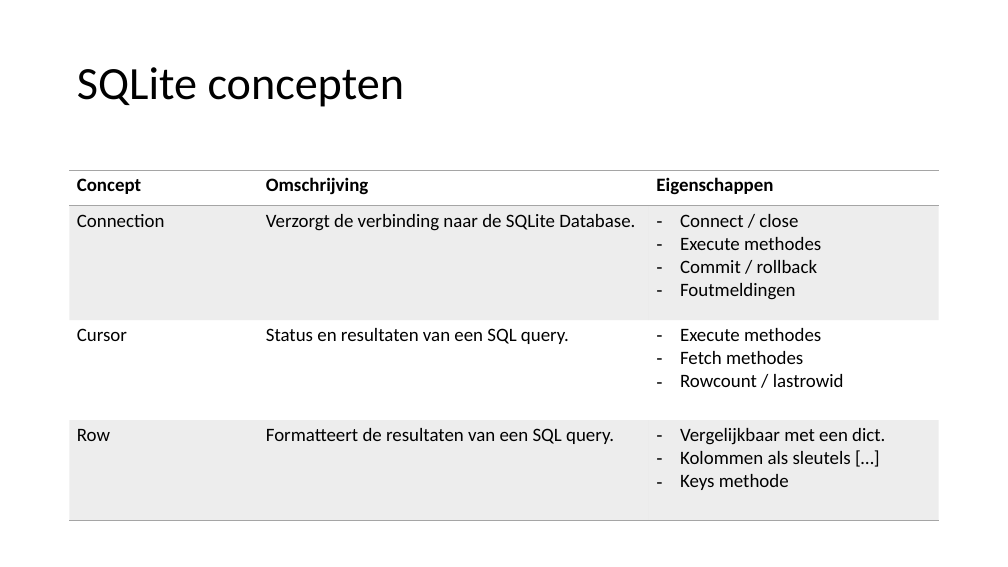
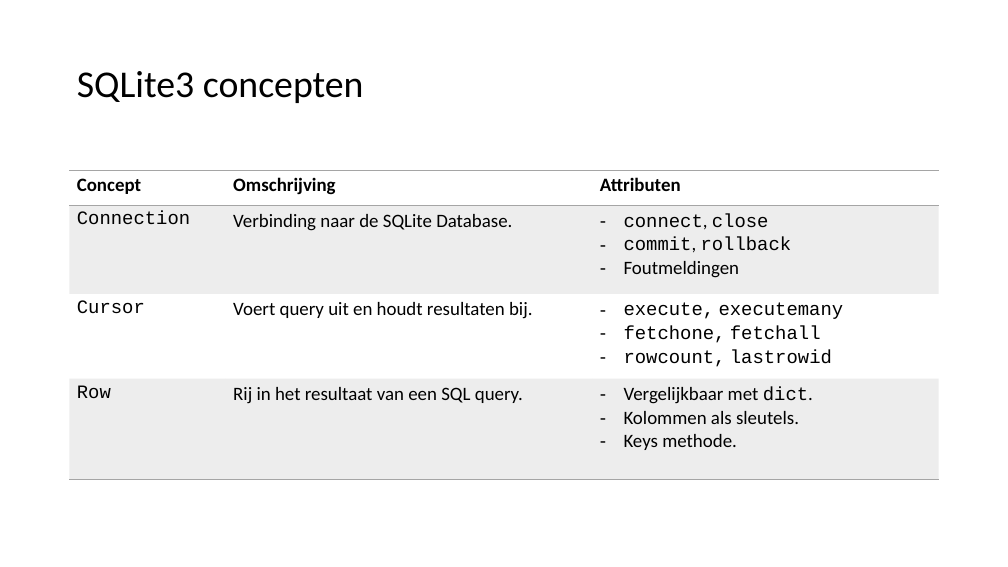
Before and after one commit to LFKoning/knowledge-sharing, a slide deck: slide 18 of sql_course/3_python/3_python.pptx (slide 11 before the commit). Drawn at 1008x567 pixels with LibreOffice and Linux fonts; fonts in the diff are those of the drawing. Boxes give left, top, right and bottom in pixels: in the first picture for what was removed or moved away, otherwise in the second. Text is boxed around its words. In the diff, an @@ line names an element or a change of style, - is before the commit and + after.

Commit message:
Update SQL part 3 basic sqlite

```diff
--- a/sql_course/3_python/3_python.pptx
+++ b/sql_course/3_python/3_python.pptx
@@ title at (x1=77, y1=71, x2=364, y2=103): text changed; size 44 to 36 pt @@
-SQLite concepten
+SQLite3 concepten
@@ table at (x1=70, y1=170, x2=939, y2=479) @@
-row 1, column 3: Eigenschappen
+row 1, column 3: Attributen
-row 2, column 2: Verzorgt de verbinding naar de SQLite Database.
+row 2, column 2: Verbinding naar de SQLite Database.
-row 2, column 3: Connect / close / Execute methodes / Commit / rollback / Foutmeldingen
+row 2, column 3: connect, close / commit, rollback / Foutmeldingen
-row 3, column 2: Status en resultaten van een SQL query.
+row 3, column 2: Voert query uit en houdt resultaten bij.
-row 3, column 3: Execute methodes / Fetch methodes / Rowcount / lastrowid
+row 3, column 3: execute, executemany / fetchone, fetchall / rowcount, lastrowid
-row 4, column 2: Formatteert de resultaten van een SQL query.
+row 4, column 2: Rij in het resultaat van een SQL query.
-row 4, column 3: Vergelijkbaar met een dict. / Kolommen als sleutels […] / Keys methode
+row 4, column 3: Vergelijkbaar met dict. / Kolommen als sleutels. / Keys methode.
@@ font Calibri to Courier New in "Connection", "Cursor", "Row" @@
```
Also in this commit, not shown: 11 other slides changed, 31 slides added, 3 slides removed, 11 other files.
